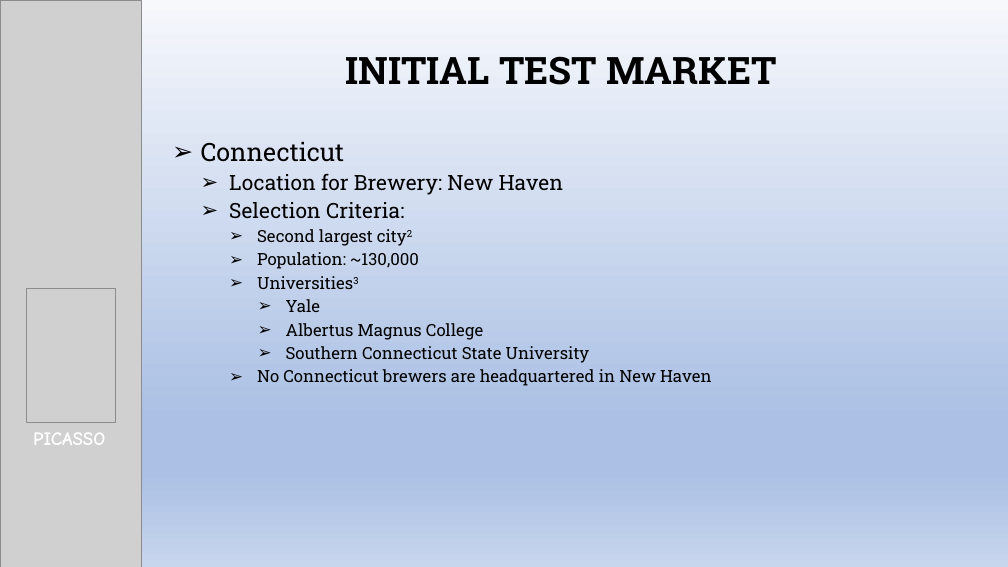
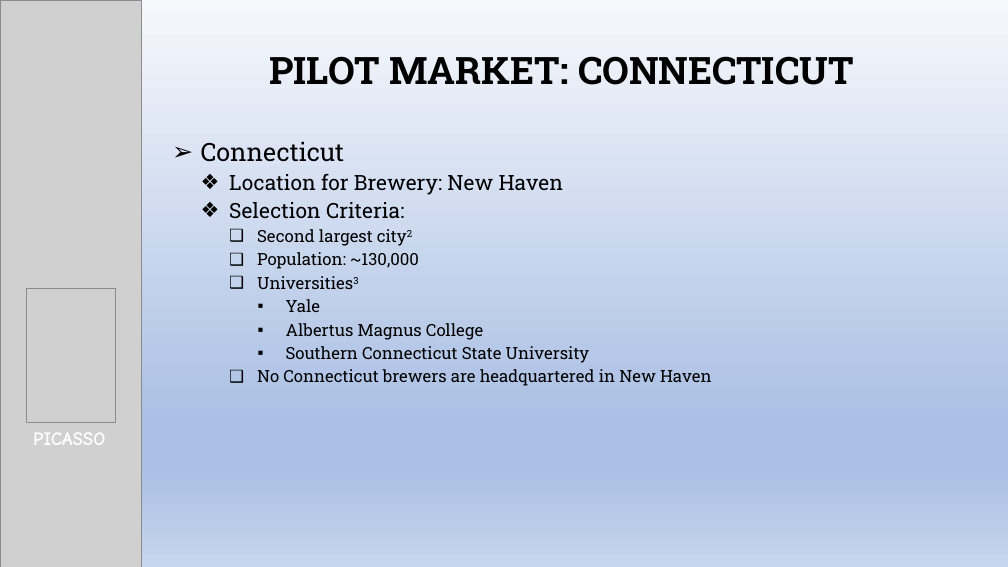
Before and after one commit to kjurekSMU/6306_JKT_Case_Study_1, a slide deck: slide 6 of Beer_Expansion_Project.pptx (slide 5 before the commit). Drawn at 1008x567 pixels with LibreOffice and Linux fonts; fonts in the diff are those of the drawing; grey boxes stand for pictures. Boxes give left, top, right and bottom in pixels: in the first picture for what was removed or moved away, otherwise in the second. Text is boxed around its words. In the diff, an @@ line names an element or a change of style, - is before the commit and + after.

Commit message:
Updated Presentation: 1. Intro wording 2. Maps 3. Added IN / IL info

```diff
--- a/Beer_Expansion_Project.pptx
+++ b/Beer_Expansion_Project.pptx
@@ text at <box>269,56,853,85</box>: text changed @@
-INITIAL TEST MARKET
+PILOT MARKET: CONNECTICUT
@@ subtitle at <box>229,174,712,386</box>: bullet ➢ to ❖; bullet ➢ to ❑; bullet ➢ to ▪ @@
```
Also in this commit, not shown: 7 other slides changed, 5 slides added.
